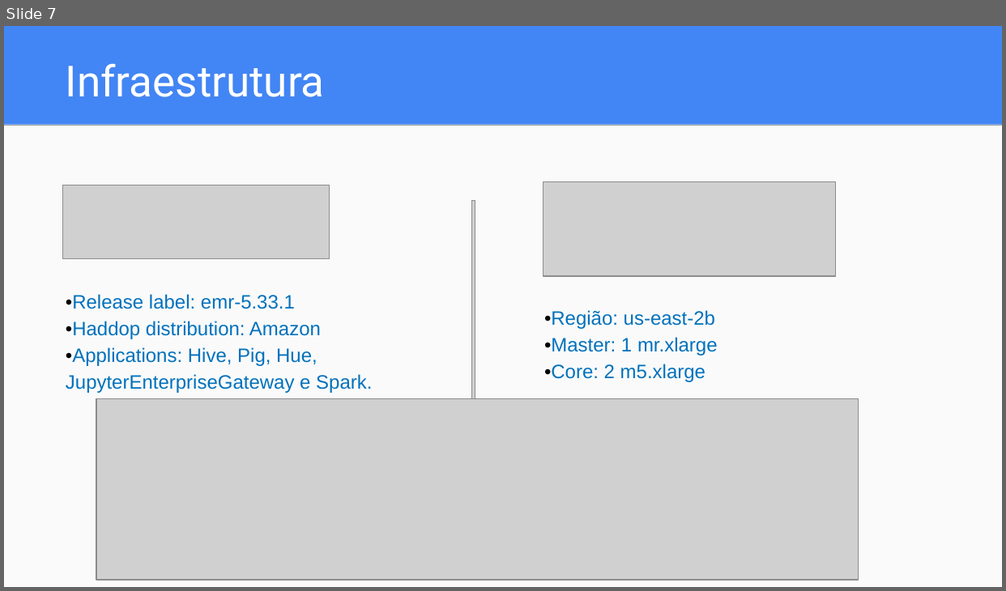
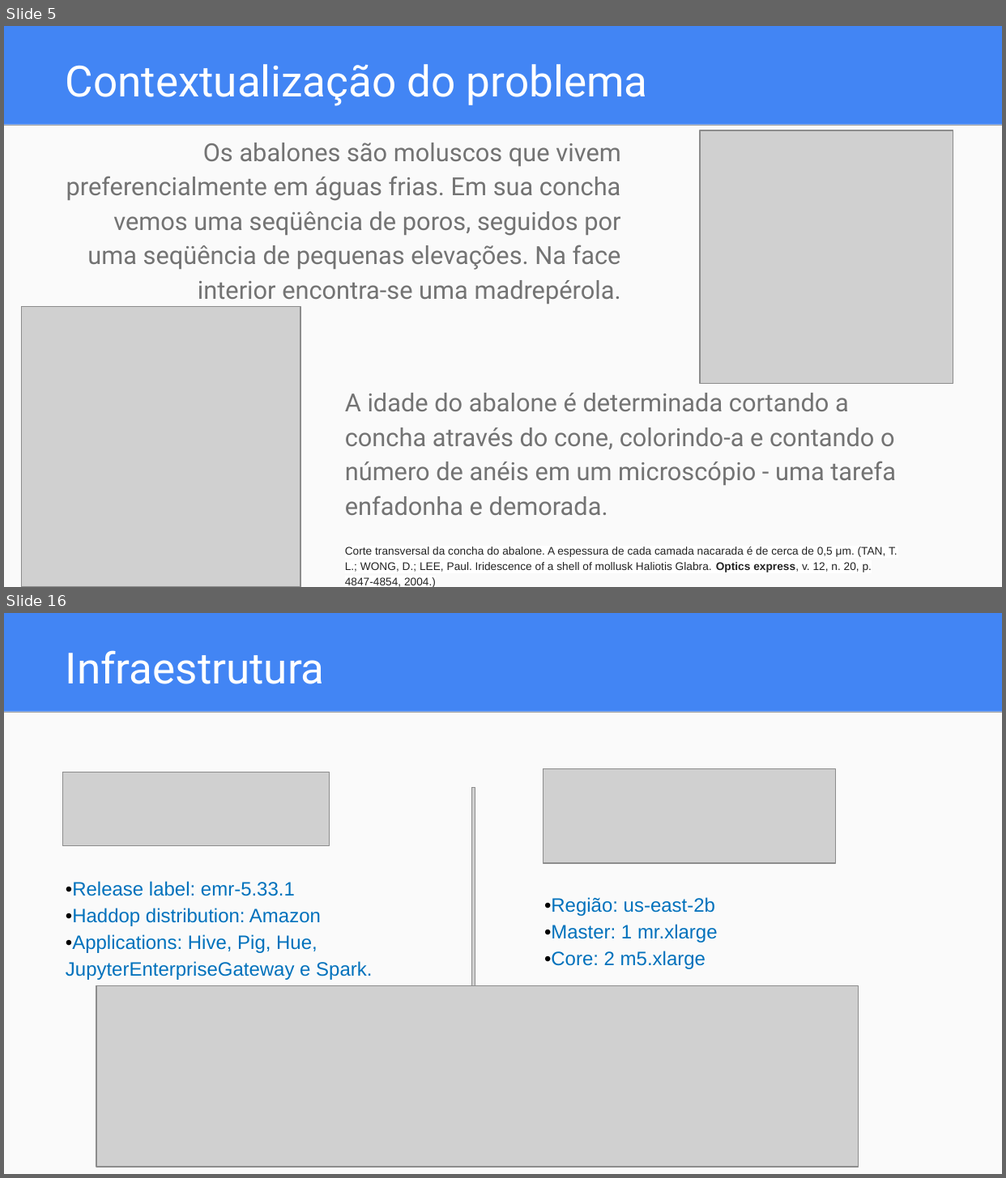
Before and after one commit to dwelcaslu/IFSP-Projeto-Interdisciplinar-2021.02, a slide deck: reports/Apresentação - Projeto Interdisciplinar.pptx. Shown one above the other, each under a label of ours: slide 7 before the commit, slides 5 and 16 after it; the slides between them are not shown. The pictures are 1006x591 and 1006x1178 pixels, drawn with LibreOffice and Linux fonts; fonts in the diff are those of the drawing; grey boxes stand for pictures. Boxes give left, top, right and bottom in pixels: in the first picture for what was removed or moved away, otherwise in the second. Text is boxed around its words. In the diff, an @@ line names an element or a change of style, - is before the commit and + after.

```diff
--- a/reports/Apresentação - Projeto Interdisciplinar.pptx
+++ b/reports/Apresentação - Projeto Interdisciplinar.pptx
@@ slide 5 added at box(4, 26, 1002, 587), background #4285F4; not listed: 2 template elements that a slide beside it also shows @@
@@ title added at box(66, 64, 647, 106), 31 pt, text #FFFFFF @@
+Contextualização do problema
@@ text added at box(66, 143, 621, 304), 18 pt, text #737373 @@
+Os abalones são moluscos que vivem preferencialmente em águas frias. Em sua concha vemos uma seqüência de poros, seguidos por uma seqüência de pequenas elevações. Na face interior encontra-se uma madrepérola.
@@ picture added at box(700, 130, 953, 384) @@
@@ picture added at box(22, 306, 301, 587) @@
@@ text added at box(345, 393, 897, 573), 8 pt, text #222222 @@
+A idade do abalone é determinada cortando a concha através do cone, colorindo-a e contando o número de anéis em um microscópio - uma tarefa enfadonha e demorada.
+Corte transversal da concha do abalone. A espessura de cada camada nacarada é de cerca de 0,5 μm. (TAN, T. L.; WONG, D.; LEE, Paul. Iridescence of a shell of mollusk Haliotis Glabra. Optics express, v. 12, n. 20, p. 4847-4854, 2004.)
@@ what was slide 7 is now slide 16 @@
```
Also in this commit, not shown: 9 slides changed, 14 other slides added, 9 slides removed, 2 other files.
